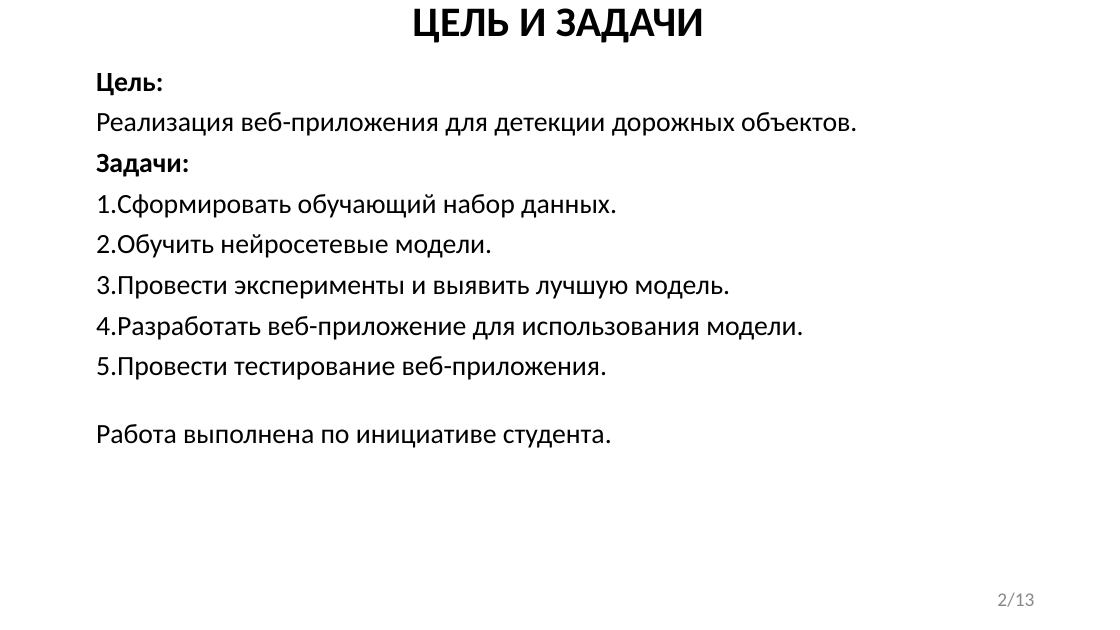
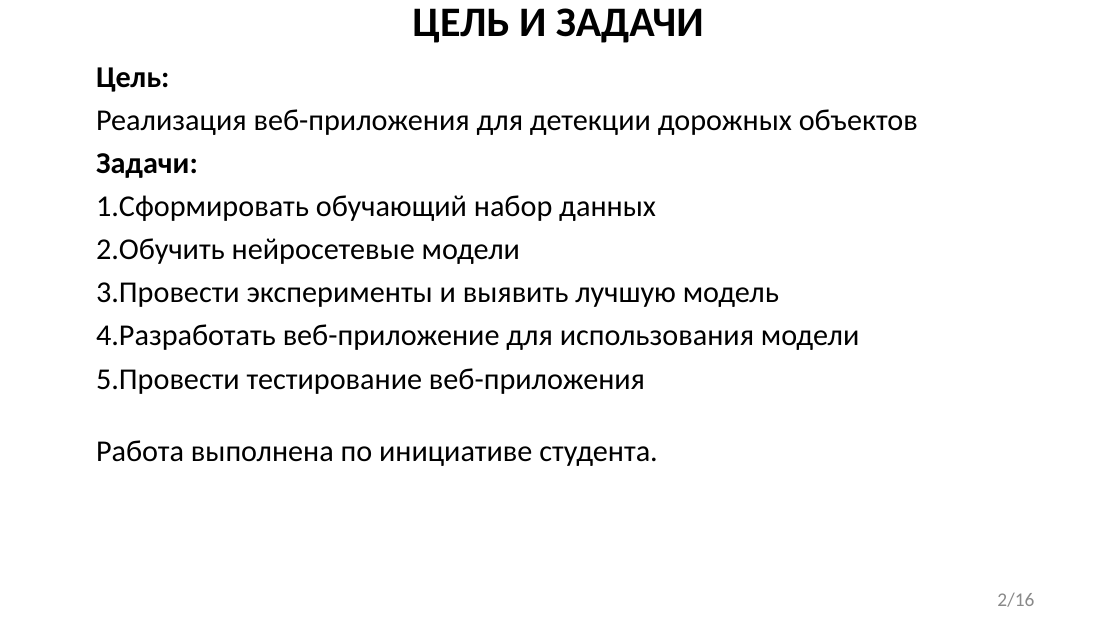
Before and after one commit to FaceMan01/Homework, a slide deck: slide 2 of ВКР/презентация.ppt. Drawn at 1120x630 pixels with LibreOffice and Linux fonts; fonts in the diff are those of the drawing. Boxes give left, top, right and bottom in pixels: in the first picture for what was removed or moved away, otherwise in the second. Text is boxed around its words. In the diff, an @@ line names an element or a change of style, - is before the commit and + after.

```diff
--- a/ВКР/презентация.ppt
+++ b/ВКР/презентация.ppt
@@ text at (x1=96, y1=67, x2=658, y2=466): size 23.8 to 25.9 pt in "Цель:", "Задачи:", "Работа выполнена по инициативе студента." @@
@@ text at (x1=96, y1=109, x2=918, y2=135): text changed; size 23.8 to 25.9 pt @@
-Реализация веб-приложения для детекции дорожных объектов.
+Реализация веб-приложения для детекции дорожных объектов
@@ text at (x1=96, y1=195, x2=859, y2=394): text changed; size 23.8 to 25.9 pt @@
-1. Сформировать обучающий набор данных.
-2. Обучить нейросетевые модели.
-3. Провести эксперименты и выявить лучшую модель.
-4. Разработать веб-приложение для использования модели.
-5. Провести тестирование веб-приложения.
+1. Сформировать обучающий набор данных
+2. Обучить нейросетевые модели
+3. Провести эксперименты и выявить лучшую модель
+4. Разработать веб-приложение для использования модели
+5. Провести тестирование веб-приложения
@@ page number at (x1=997, y1=593, x2=1034, y2=607): text changed @@
-2/13
+2/16
```
Also in this commit, not shown: 8 other slides changed, 8 slides added, 4 slides removed, 1 other file.
